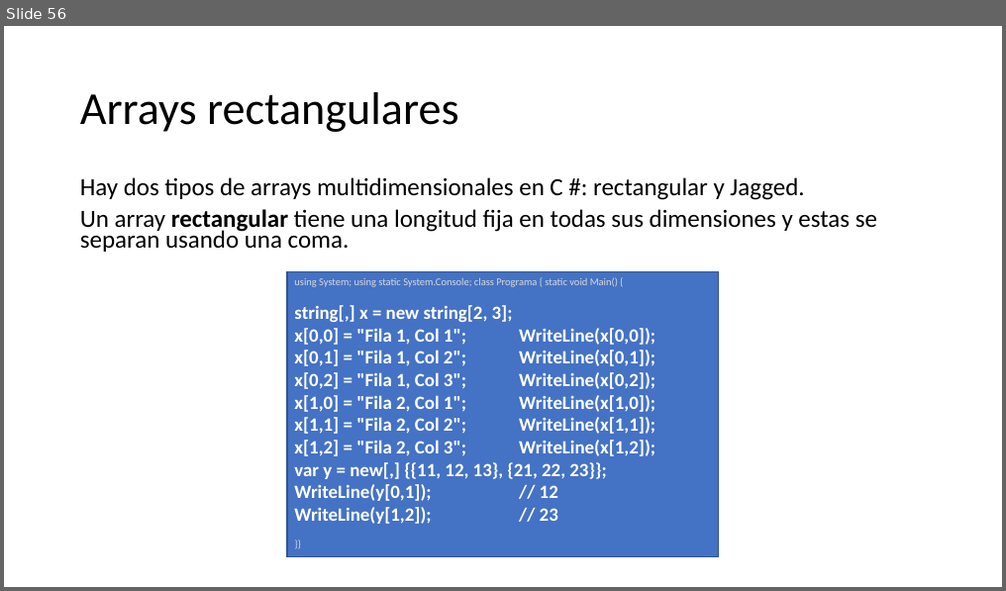
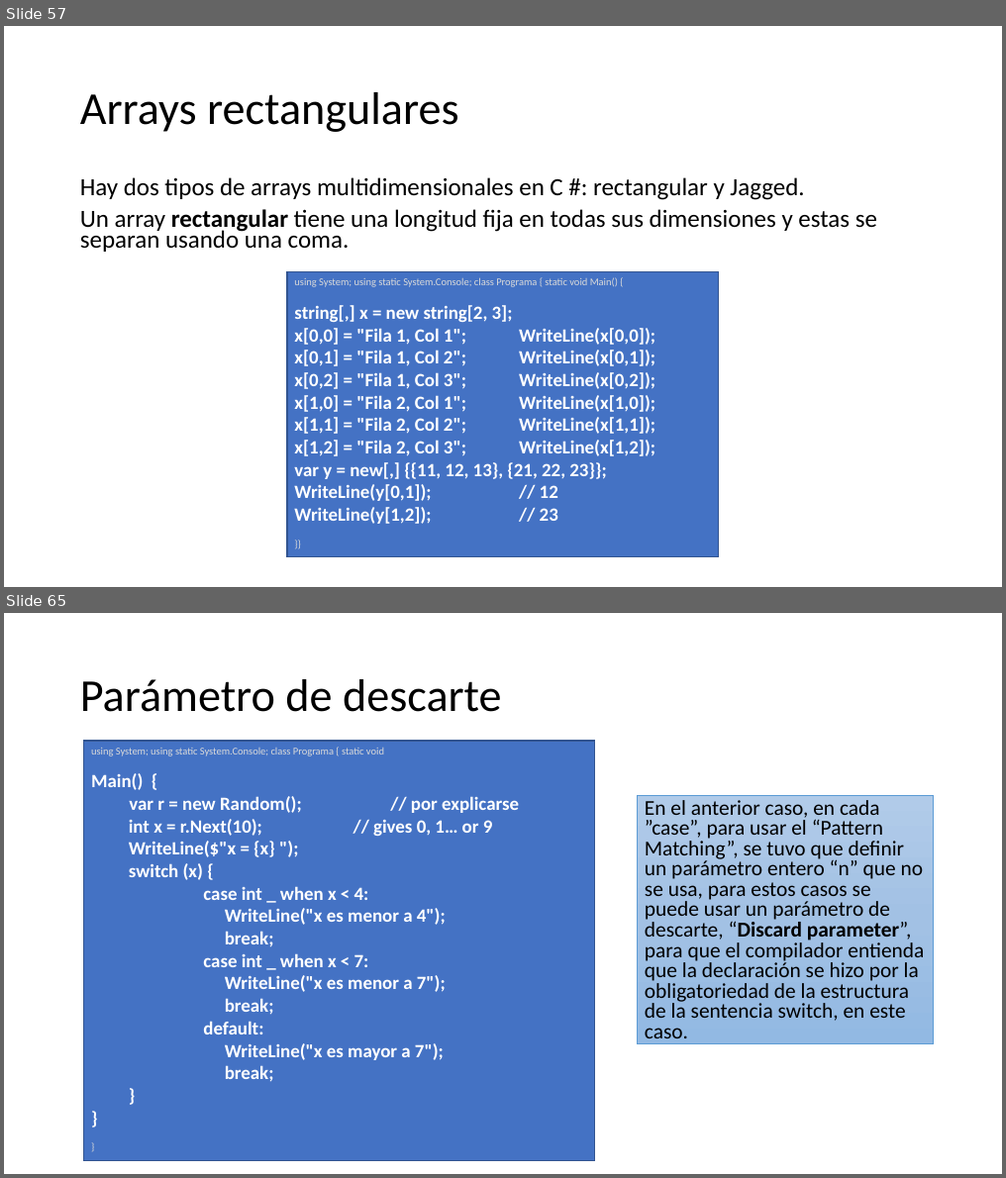
Before and after one commit to AlbertOsinaga/CursoCSharp__8, a slide deck: CSharpQuickReferencia.pptx. Shown one above the other, each under a label of ours: slide 56 before the commit, slides 57 and 65 after it; the slides between them are not shown. The pictures are 1006x591 and 1006x1178 pixels, drawn with LibreOffice and Linux fonts; fonts in the diff are those of the drawing. Boxes give left, top, right and bottom in pixels: in the first picture for what was removed or moved away, otherwise in the second. Text is boxed around its words. In the diff, an @@ line names an element or a change of style, - is before the commit and + after.

```diff
--- a/CSharpQuickReferencia.pptx
+++ b/CSharpQuickReferencia.pptx
@@ slide 65 added at (4, 613, 1002, 1174), background #FFFFFF @@
@@ title added at (80, 679, 502, 712), 44 pt, text #000000 @@
+Parámetro de descarte
@@ rectangle added at (84, 741, 595, 1161), fill #4472C4, outline #325491 1 pt, 18 pt, text #FFFFFF, bold @@
+using System; using static System.Console; class Programa { static void
+Main() {
+var r = new Random(); // por explicarse
+  int x = r.Next(10); // gives 0, 1… or 9
+  WriteLine($"x = {x} ");
+  switch (x) {
+  case int _ when x < 4:
+  WriteLine("x es menor a 4");
+  break;
+  case int _ when x < 7:
+  WriteLine("x es menor a 7");
+  break;
+  default:
+  WriteLine("x es mayor a 7");
+  break;
+  }
+}
+}
@@ text added at (638, 795, 934, 1045), fill gradient #B1CBE9 to #A3C1E5 to #93B9E4, outline #5B9BD5 0.5 pt, 20.4 pt, text #000000 @@
+En el anterior caso, en cada ”case”, para usar el “Pattern Matching”, se tuvo que definir un parámetro entero “n” que no se usa, para estos casos se puede usar un parámetro de descarte, “Discard parameter”, para que el compilador entienda que la declaración se hizo por la obligatoriedad de la estructura de la sentencia switch, en este caso.
@@ what was slide 56 is now slide 57 @@
```
Also in this commit, not shown: 1 slide changed, 43 other slides added, 1 slide removed, 3 other files.
